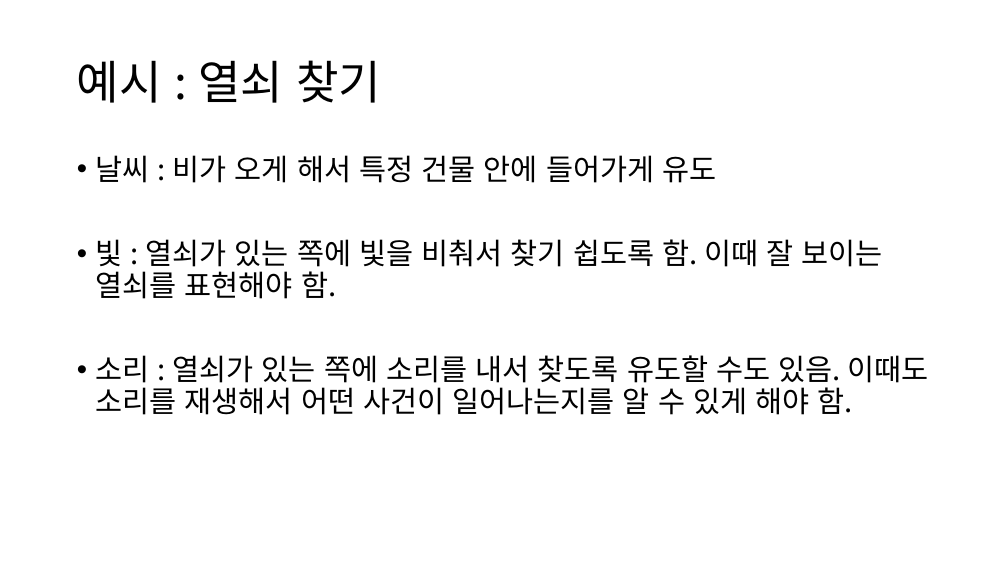
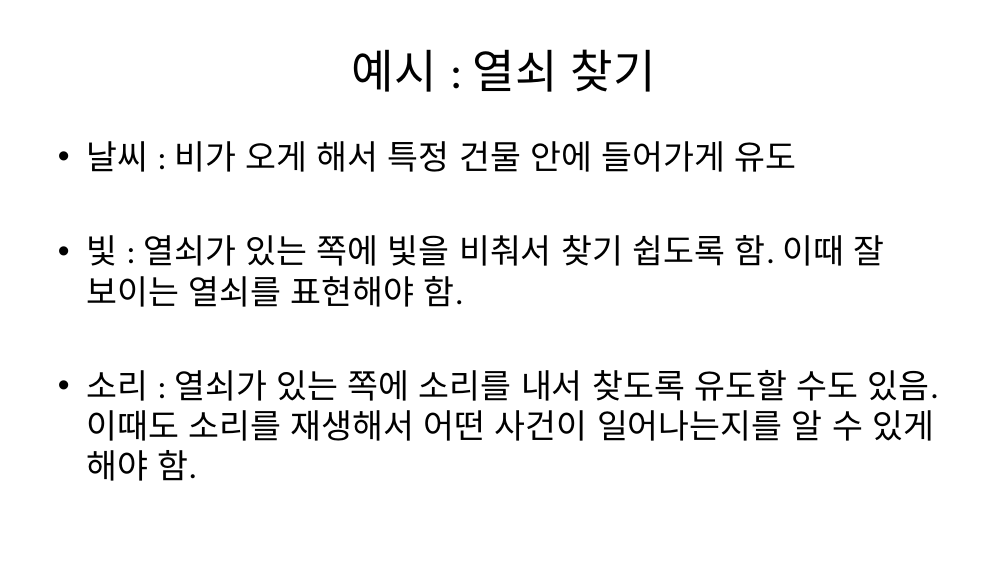
Before and after one commit to Penguin-God/Human_Doll_Play, a slide deck: slide 8 of 기획/문서/유도 시스템.pptx (slide 4 before the commit). Drawn at 1008x567 pixels with LibreOffice and Linux fonts; fonts in the diff are those of the drawing. Boxes give left, top, right and bottom in pixels: in the first picture for what was removed or moved away, otherwise in the second. Text is boxed around its words. In the diff, an @@ line names an element or a change of style, - is before the commit and + after.

```diff
--- a/기획/문서/유도 시스템.pptx
+++ b/기획/문서/유도 시스템.pptx
@@ title "예시 : 열쇠 찾기": place and size @@
-title "예시 : 열쇠 찾기" at [77,60,381,103]
+title "예시 : 열쇠 찾기" at [352,49,656,92]
@@ title "예시 : 열쇠 찾기" at [352,49,656,92]: font Noto Sans CJK KR to Calibri; alignment left to centre; line spacing 0.9 to 1 @@
@@ text "날씨 : 비가 오게 해서 ...": place and size @@
-text "날씨 : 비가 오게 해서 ..." at [96,155,928,415]
+text "날씨 : 비가 오게 해서 ..." at [86,141,939,481]
@@ text "날씨 : 비가 오게 해서 ..." at [86,141,939,481]: size 28 to 32 pt, font Noto Sans CJK KR to Calibri; indent changed; line spacing 0.9 to 1; less space between paragraphs @@
```
Also in this commit, not shown: 5 other slides changed, 5 slides added, 2 slides removed, 4 other files.
